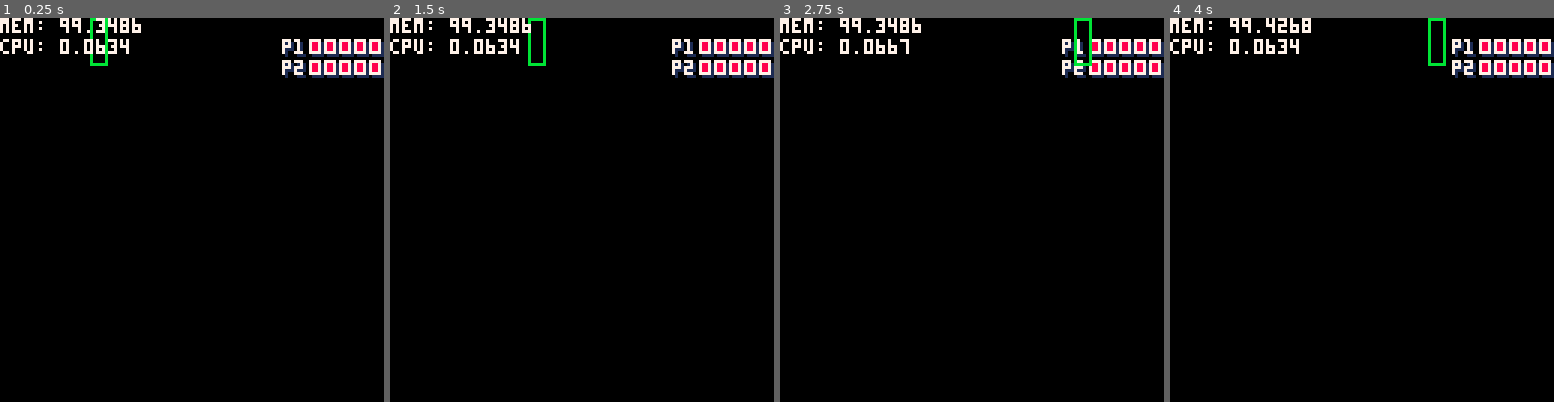
Above: before the commit, frames 1-4 (left to right).
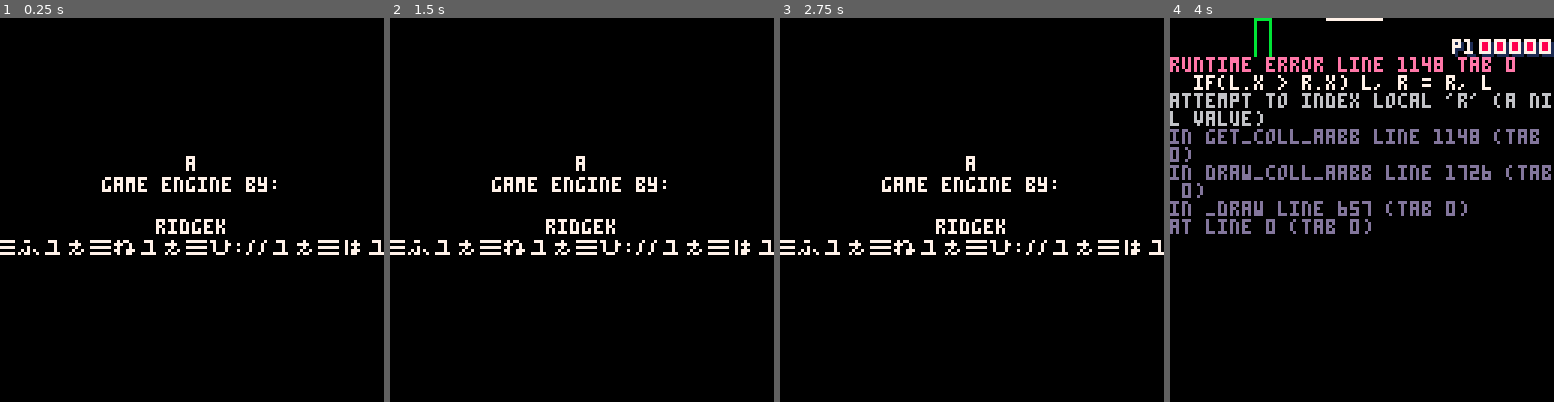
Above: after the commit, the same moments.

Repository: ridgekuhn/pico8-platformer-engine
Game: PICO-8 cartridge src/index.p8
The game is run twice, just before and just after one commit, with the same random seed, the same clock (stepped at 60 frames per second) and the same inputs.
Inputs:
- Up to frame 1 (0.25 s): no input
- Up to frame 2 (1.5 s): tap X (X key) at 0.33, 1.07 s; tap O (Z key) at 0.7 s
- Up to frame 3 (2.75 s): hold Right 1.6-2.1 s; tap O (Z key) at 1.7, 2.1, 2.5 s; tap X (X key) at 1.85 s; hold Up 2.15-2.42 s; hold Right from 2.47 s (still down)
- Up to frame 4 (4 s): tap O (Z key) at 2.9, 3.3, 3.7 s; tap X (X key) at 2.97 s; release Right at 3.03 s; hold Left 3.08-3.58 s; hold Down 3.63-3.97 s

The runs differ from the first frame. In frame 1, 6.0% of the frame differs, in the area x 0-100%, y 0-62%; in frame 2, 6.0%; in frame 3, 6.0%; in frame 4, 12%, in the area x 0-100%, y 0-57%.
Error after the commit: runtime error line 1148 tab 0; if(l.x > r.x) l, r = r, l; attempt to index local 'r' (a nil value)

Commit message:
Add demo credits and title menu

Diff:
--- a/src/app/app.lua
+++ b/src/app/app.lua
@@ -1,5 +1,4 @@
 ---initialize app
 function _init()
-	--credits_init()
-	game_init()
+	credits_init()
 end
